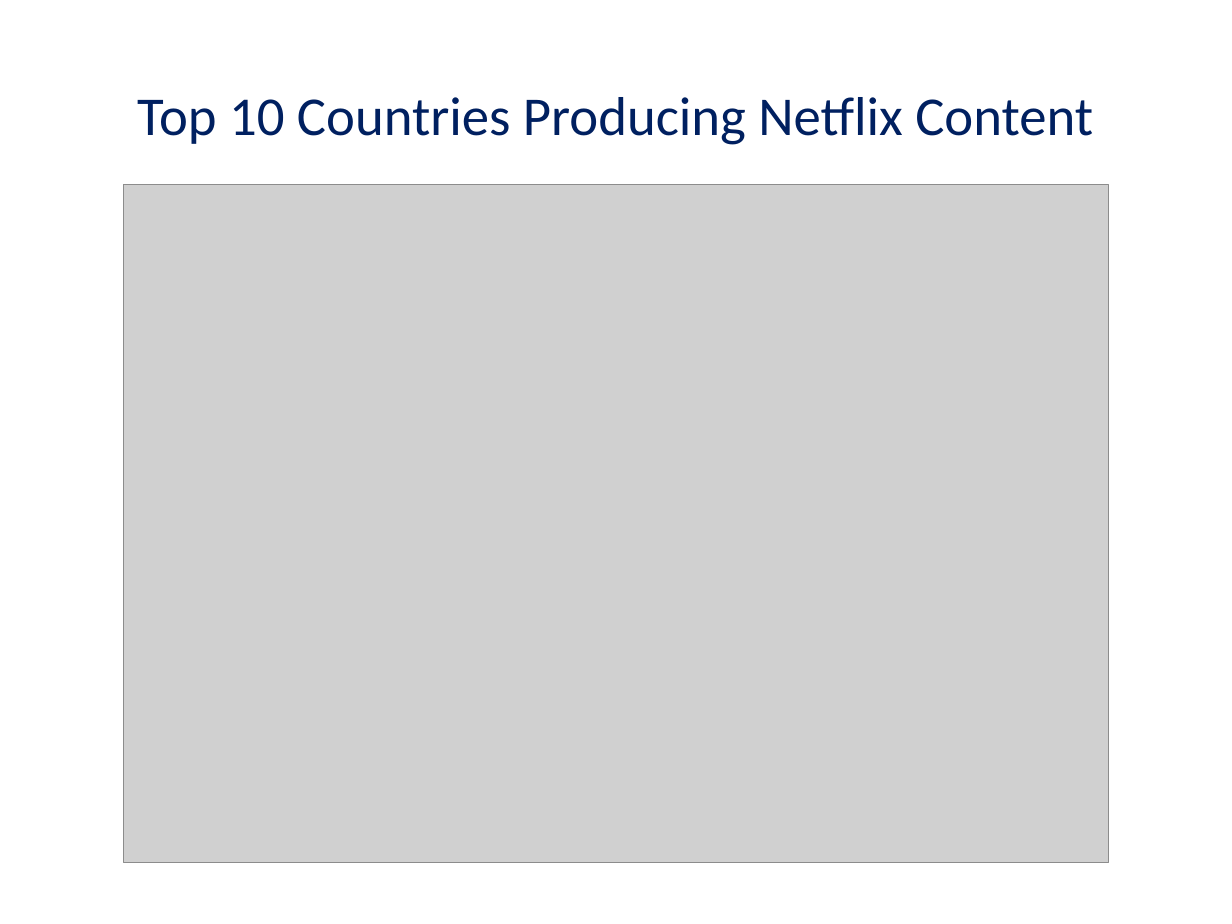
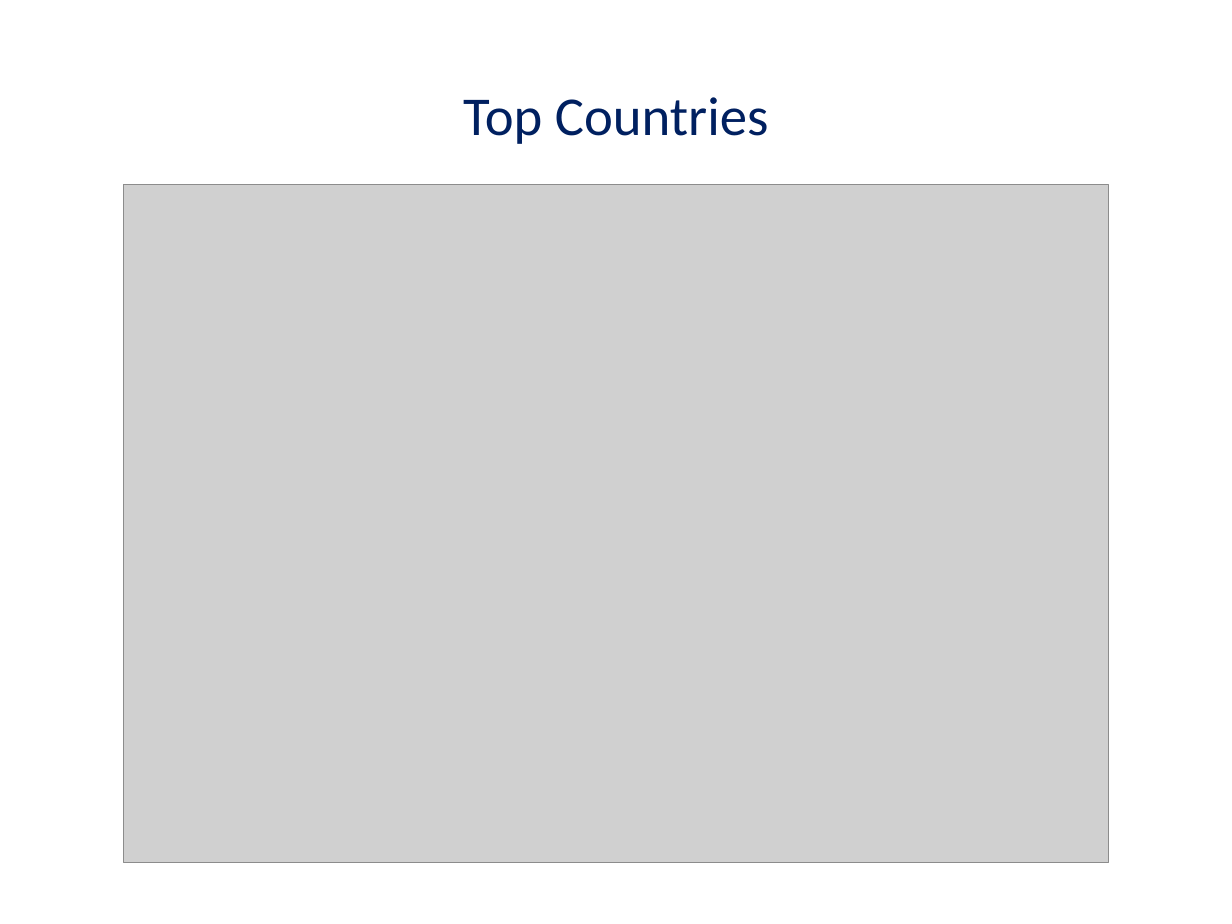
Before and after one commit to gpenessot/Automate-Presentation-Creation-with-Python, a slide deck: slide 7 of Netflix_Content_Analysis.pptx (slide 3 before the commit). Drawn at 1232x924 pixels with LibreOffice and Linux fonts; fonts in the diff are those of the drawing; grey boxes stand for pictures. Boxes give left, top, right and bottom in pixels: in the first picture for what was removed or moved away, otherwise in the second. Text is boxed around its words. In the diff, an @@ line names an element or a change of style, - is before the commit and + after.

Commit message:
update content

```diff
--- a/Netflix_Content_Analysis.pptx
+++ b/Netflix_Content_Analysis.pptx
@@ title at [463, 97, 769, 144]: text changed @@
-Top 10 Countries Producing Netflix Content
+Top Countries
```
Also in this commit, not shown: 4 other slides changed, 2 slides added, 2 slides removed, 11 other files.
